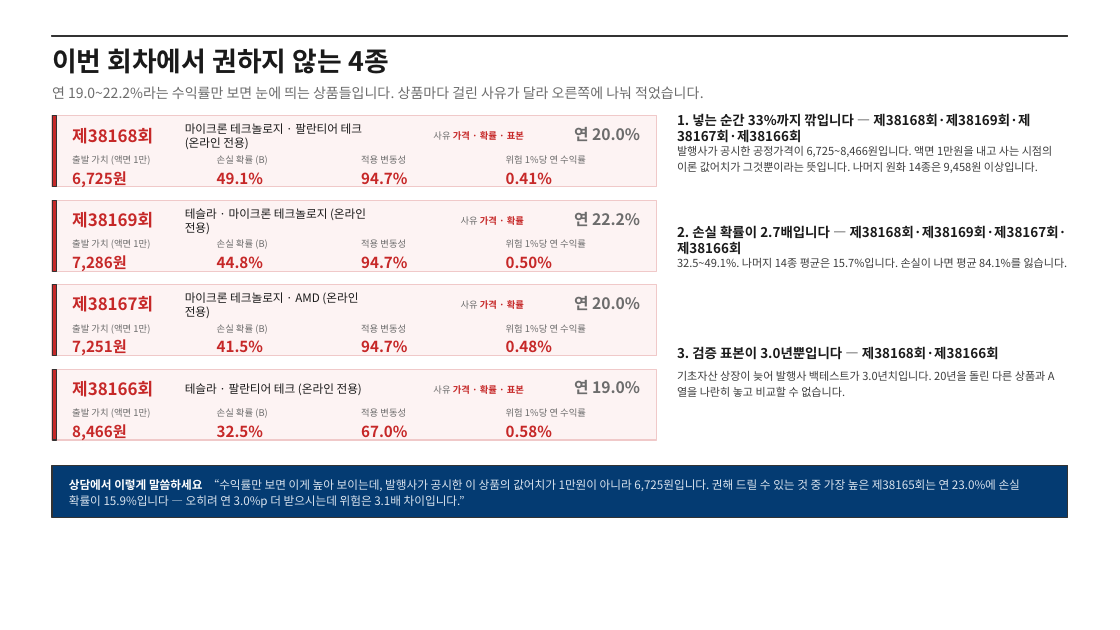
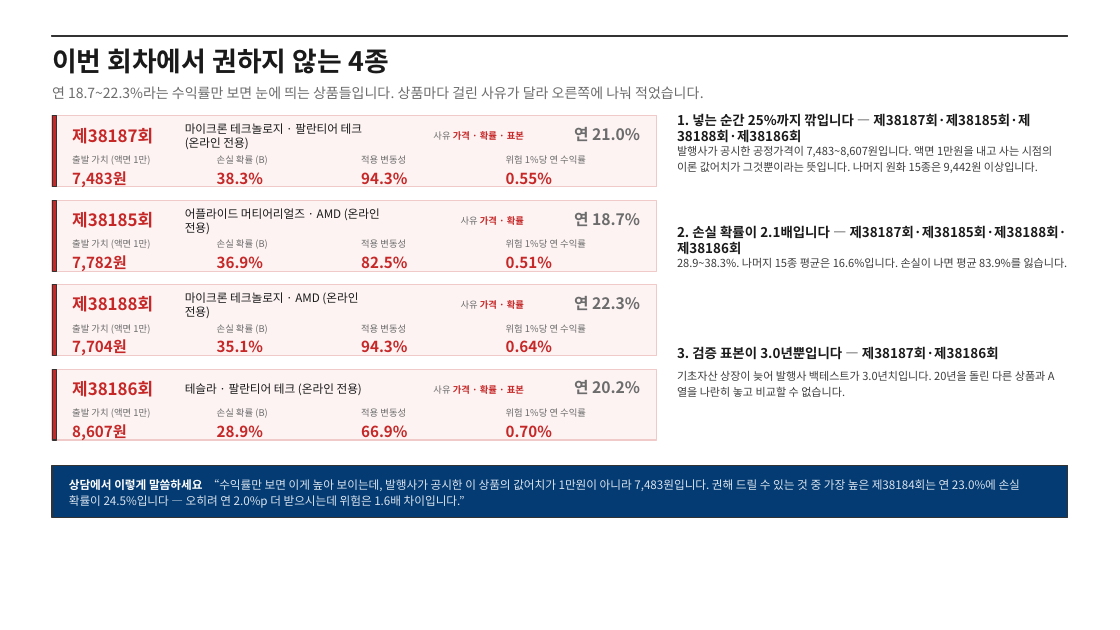
Before and after one commit to hanaroline/work_1, a slide deck: slide 6 of els-sales-deck.pptx. Drawn at 1120x630 pixels with LibreOffice and Linux fonts; fonts in the diff are those of the drawing. Boxes give left, top, right and bottom in pixels: in the first picture for what was removed or moved away, otherwise in the second. Text is boxed around its words. In the diff, an @@ line names an element or a change of style, - is before the commit and + after.

```diff
--- a/els-sales-deck.pptx
+++ b/els-sales-deck.pptx
@@ text at (52,86,704,99): text changed @@
-연 19.0~22.2%라는 수익률만 보면 눈에 띄는 상품들입니다. 상품마다 걸린 사유가 달라 오른쪽에 나눠 적었습니다.
+연 18.7~22.3%라는 수익률만 보면 눈에 띄는 상품들입니다. 상품마다 걸린 사유가 달라 오른쪽에 나눠 적었습니다.
@@ text at (677,113,1030,143): text changed @@
-1. 넣는 순간 33%까지 깎입니다 — 제38168회·제38169회·제38167회·제38166회
+1. 넣는 순간 25%까지 깎입니다 — 제38187회·제38185회·제38188회·제38186회
@@ text at (72,128,153,144): text changed @@
-제38168회
+제38187회
@@ text at (574,127,640,141): text changed @@
-연 20.0%
+연 21.0%
@@ text at (677,146,1053,173): text changed @@
-발행사가 공시한 공정가격이 6,725~8,466원입니다. 액면 1만원을 내고 사는 시점의 이론 값어치가 그것뿐이라는 뜻입니다. 나머지 원화 14종은 9,458원 이상입니다.
+발행사가 공시한 공정가격이 7,483~8,607원입니다. 액면 1만원을 내고 사는 시점의 이론 값어치가 그것뿐이라는 뜻입니다. 나머지 원화 15종은 9,442원 이상입니다.
@@ text at (72,171,127,187): text changed @@
-6,725원
+7,483원
@@ text at (217,172,263,187): text changed @@
-49.1%
+38.3%
@@ text at (361,172,407,187): text changed @@
-94.7%
+94.3%
@@ text at (506,172,552,187): text changed @@
-0.41%
+0.55%
@@ text at (185,208,380,234): text changed @@
-테슬라 · 마이크론 테크놀로지 (온라인 전용)
+어플라이드 머티어리얼즈 · AMD (온라인 전용)
@@ text at (72,212,153,228): text changed @@
-제38169회
+제38185회
@@ text at (574,212,640,226): text changed @@
-연 22.2%
+연 18.7%
@@ text at (677,225,1067,254): text changed @@
-2. 손실 확률이 2.7배입니다 — 제38168회·제38169회·제38167회·제38166회
+2. 손실 확률이 2.1배입니다 — 제38187회·제38185회·제38188회·제38186회
@@ text at (72,255,127,272): text changed @@
-7,286원
+7,782원
@@ text at (217,256,263,272): text changed @@
-44.8%
+36.9%
@@ text at (361,256,407,272): text changed @@
-94.7%
+82.5%
@@ text at (506,256,552,272): text changed @@
-0.50%
+0.51%
@@ text at (677,258,1068,268): text changed @@
-32.5~49.1%. 나머지 14종 평균은 15.7%입니다. 손실이 나면 평균 84.1%를 잃습니다.
+28.9~38.3%. 나머지 15종 평균은 16.6%입니다. 손실이 나면 평균 83.9%를 잃습니다.
@@ text at (72,296,153,312): text changed @@
-제38167회
+제38188회
@@ text at (574,296,640,310): text changed @@
-연 20.0%
+연 22.3%
@@ text at (72,339,127,356): text changed @@
-7,251원
+7,704원
@@ text at (217,340,263,356): text changed @@
-41.5%
+35.1%
@@ text at (361,340,407,356): text changed @@
-94.7%
+94.3%
@@ text at (506,340,552,356): text changed @@
-0.48%
+0.64%
@@ text at (677,346,999,360): text changed @@
-3. 검증 표본이 3.0년뿐입니다 — 제38168회·제38166회
+3. 검증 표본이 3.0년뿐입니다 — 제38187회·제38186회
@@ text at (72,381,153,397): text changed @@
-제38166회
+제38186회
@@ text at (574,380,640,394): text changed @@
-연 19.0%
+연 20.2%
@@ text at (72,424,127,441): text changed @@
-8,466원
+8,607원
@@ text at (217,425,263,441): text changed @@
-32.5%
+28.9%
@@ text at (361,425,407,441): text changed @@
-67.0%
+66.9%
@@ text at (506,425,552,441): text changed @@
-0.58%
+0.70%
@@ text at (69,479,1020,508): text changed @@
-상담에서 이렇게 말씀하세요 “수익률만 보면 이게 높아 보이는데, 발행사가 공시한 이 상품의 값어치가 1만원이 아니라 6,725원입니다. 권해 드릴 수 있는 것 중 가장 높은 제38165회는 연 23.0%에 손실 확률이 15.9%입니다 — 오히려 연 3.0%p 더 받으시는데 위험은 3.1배 차이입니다.”
+상담에서 이렇게 말씀하세요 “수익률만 보면 이게 높아 보이는데, 발행사가 공시한 이 상품의 값어치가 1만원이 아니라 7,483원입니다. 권해 드릴 수 있는 것 중 가장 높은 제38184회는 연 23.0%에 손실 확률이 24.5%입니다 — 오히려 연 2.0%p 더 받으시는데 위험은 1.6배 차이입니다.”
```
Also in this commit, not shown: 7 other slides changed, 14 other files.
